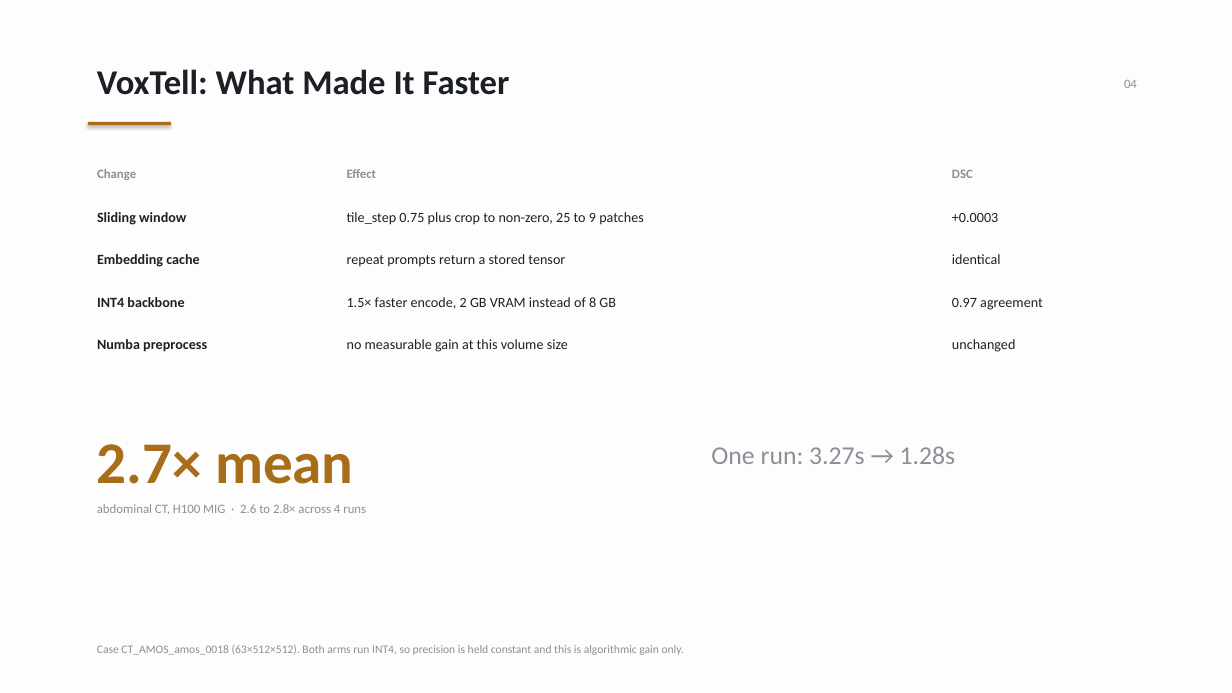
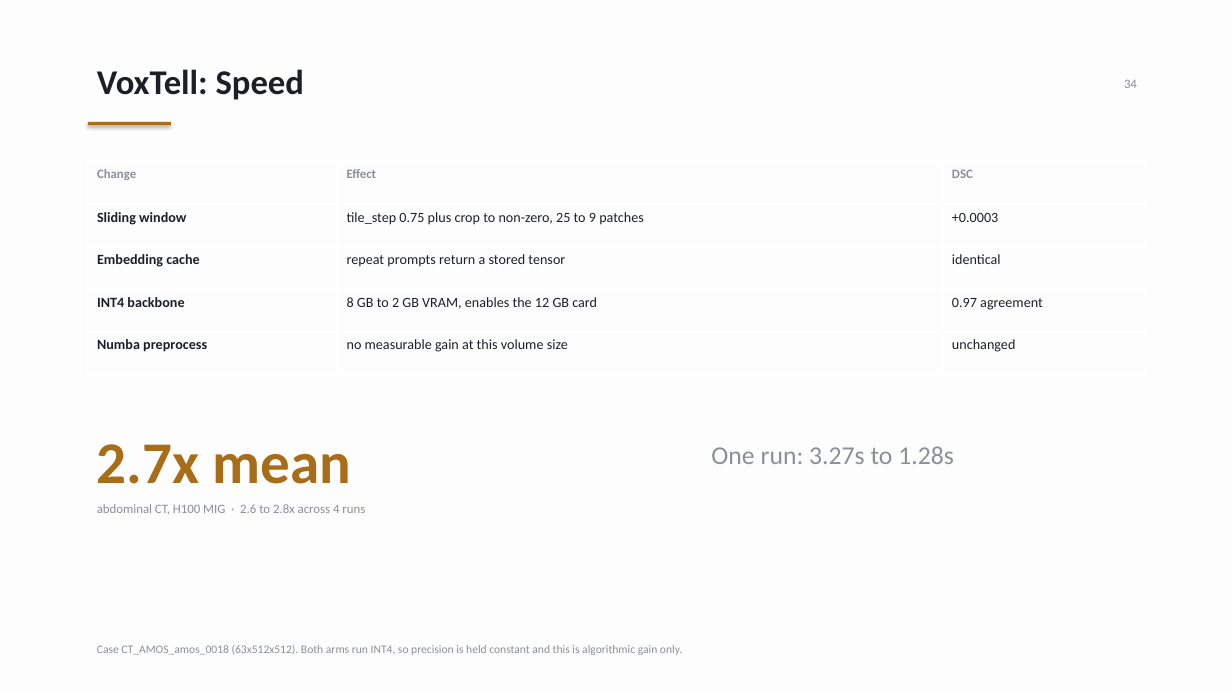
Before and after one commit to pentaexe/VoxTell-main, a slide deck: slide 34 of slides.pptx (slide 4 before the commit). Drawn at 1232x693 pixels with LibreOffice and Linux fonts; fonts in the diff are those of the drawing. Boxes give left, top, right and bottom in pixels: in the first picture for what was removed or moved away, otherwise in the second. Text is boxed around its words. In the diff, an @@ line names an element or a change of style, - is before the commit and + after.

```diff
--- a/slides.pptx
+++ b/slides.pptx
@@ text at box(97, 69, 304, 100): text changed @@
-VoxTell: What Made It Faster
+VoxTell: Speed
@@ text at box(1124, 80, 1137, 88): text changed @@
-04
+34
@@ table at box(88, 162, 1146, 374) @@
-row 4, column 2: 1.5× faster encode, 2 GB VRAM instead of 8 GB
+row 4, column 2: 8 GB to 2 GB VRAM, enables the 12 GB card
@@ text at box(97, 444, 351, 484): text changed @@
-2.7× mean
+2.7x mean
@@ text at box(711, 446, 954, 464): text changed @@
-One run: 3.27s → 1.28s
+One run: 3.27s to 1.28s
@@ text at box(97, 504, 365, 514): text changed @@
-abdominal CT, H100 MIG · 2.6 to 2.8× across 4 runs
+abdominal CT, H100 MIG · 2.6 to 2.8x across 4 runs
@@ text at box(97, 645, 682, 655): text changed @@
-Case CT_AMOS_amos_0018 (63×512×512). Both arms run INT4, so precision is held constant and this is algorithmic gain only.
+Case CT_AMOS_amos_0018 (63x512x512). Both arms run INT4, so precision is held constant and this is algorithmic gain only.
```
Also in this commit, not shown: 4 other slides changed, 46 slides added, 3 slides removed, 1 other file.
